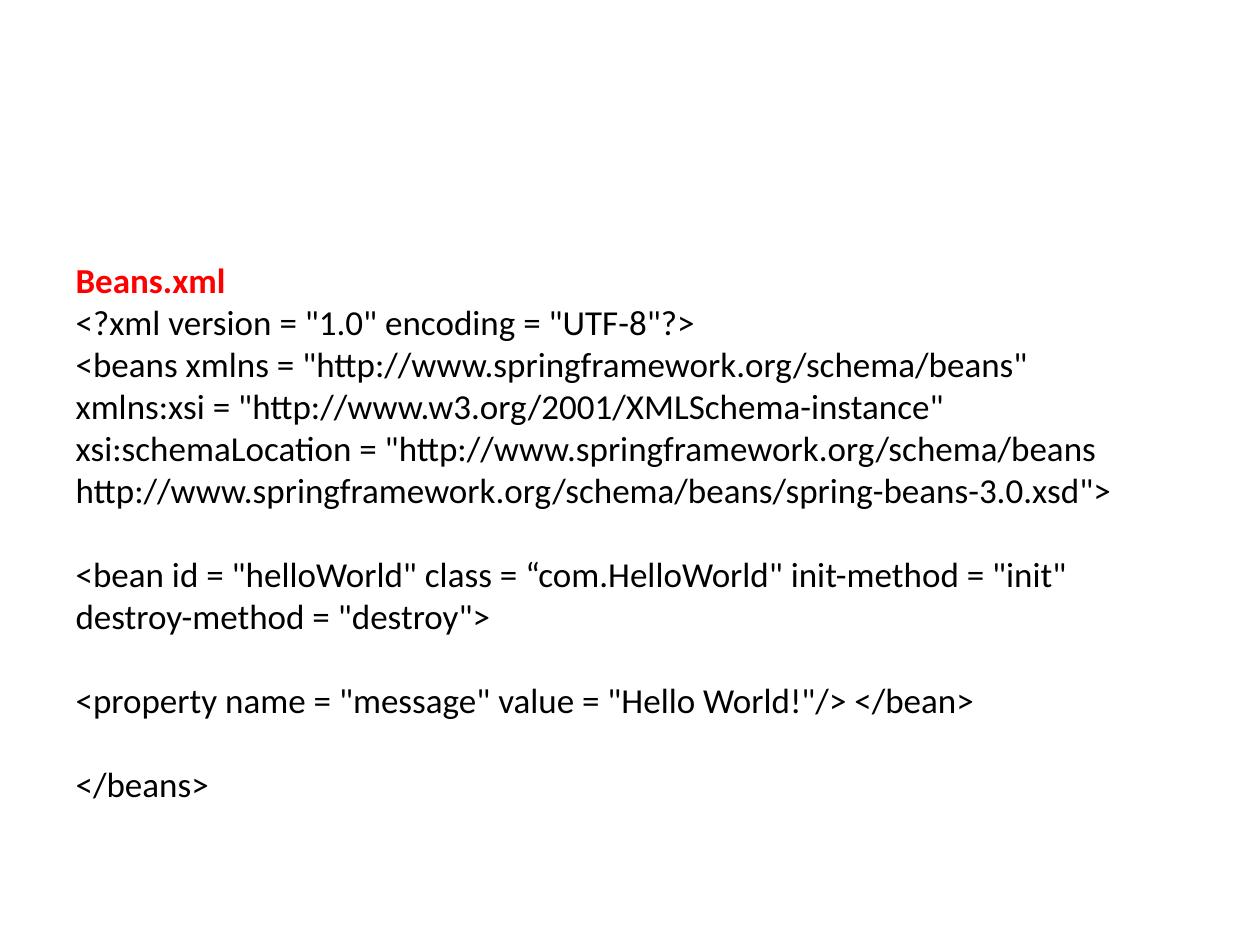
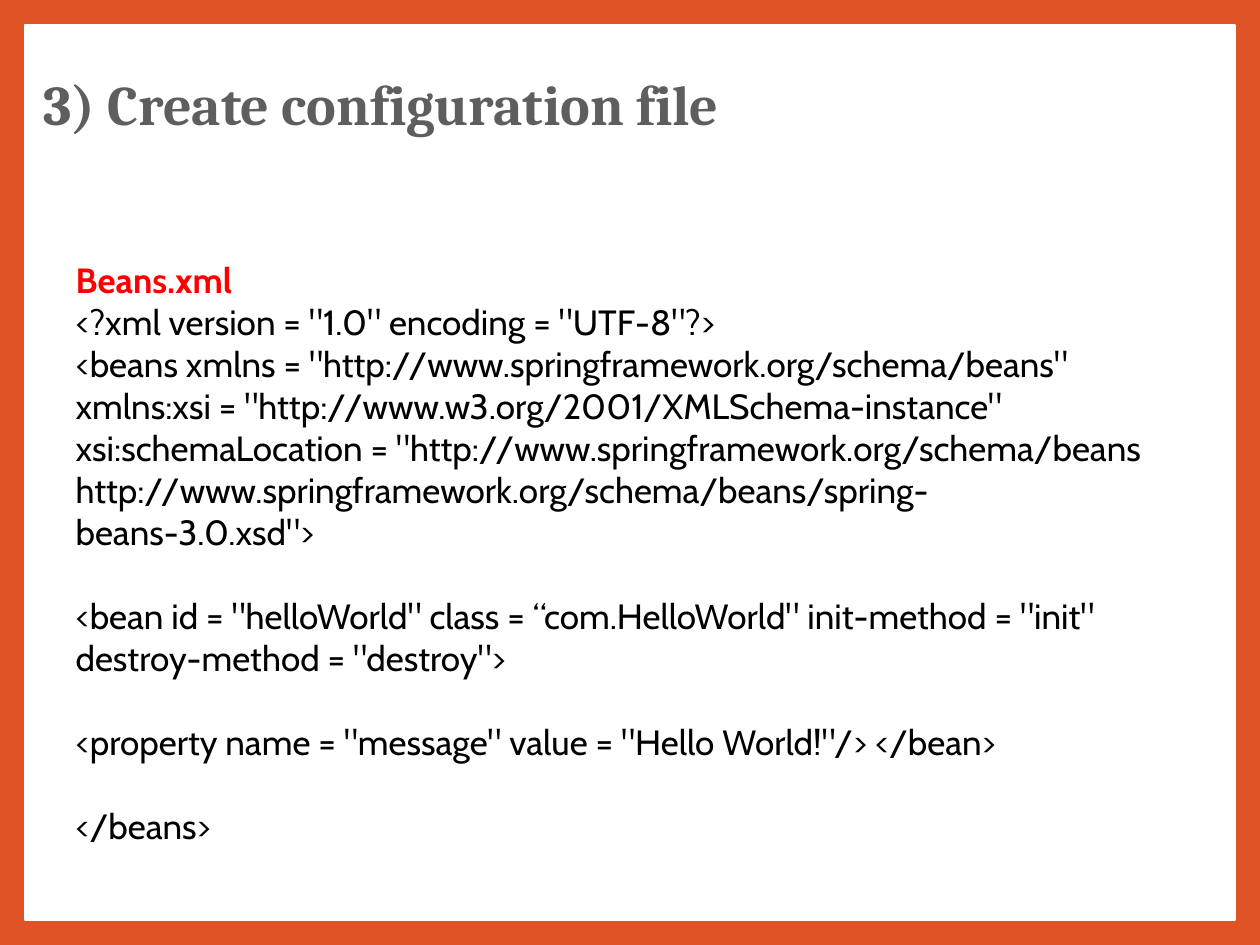
Before and after one commit to jrambasana/AJP2022-material, a slide deck: slide 37 of AJP Slides/AJP (01ce0502) - Unit 7 - Spring.pptx (slide 36 before the commit). Drawn at 1260x945 pixels with LibreOffice and Linux fonts; fonts in the diff are those of the drawing; background and template pictures are left out. Boxes give left, top, right and bottom in pixels: in the first picture for what was removed or moved away, otherwise in the second. Text is boxed around its words. In the diff, an @@ line names an element or a change of style, - is before the commit and + after.

```diff
--- a/AJP Slides/AJP (01ce0502) - Unit 7 - Spring.pptx
+++ b/AJP Slides/AJP (01ce0502) - Unit 7 - Spring.pptx
@@ background picture (left out) to #DF5327 @@
@@ rectangle added at bbox=[25, 25, 1235, 920], fill #FFFFFF, outline #FFFFFF 1 pt @@
@@ text "3) Create configuration file": place and size @@
-text "3) Create configuration file" at bbox=[0, 63, 472, 253]
+text "3) Create configuration file" at bbox=[44, 84, 718, 137]
@@ text "3) Create configuration file" at bbox=[44, 84, 718, 137]: size 28 to 32 pt, text colour #FFFFFF to #5E5E5E @@
@@ text "Beans.xml" at bbox=[76, 266, 1141, 842]: font Calibri to Cabin @@
```
Also in this commit, not shown: 46 other slides changed, 3 slides added, 2 slides removed, 17 other files.
